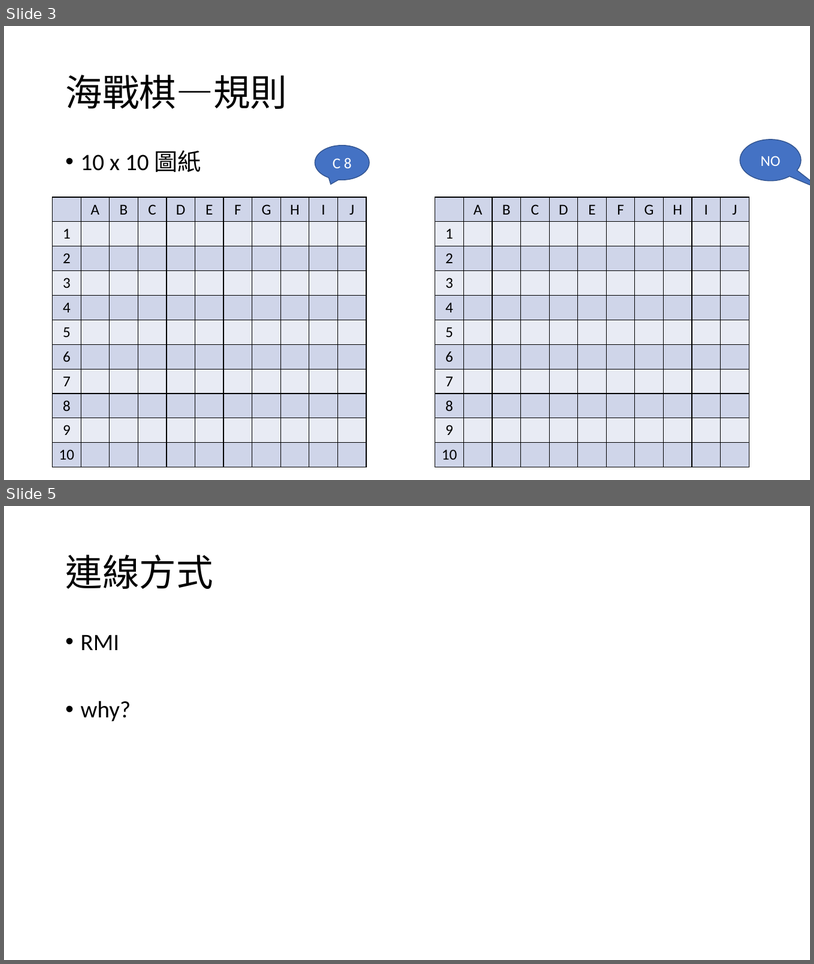
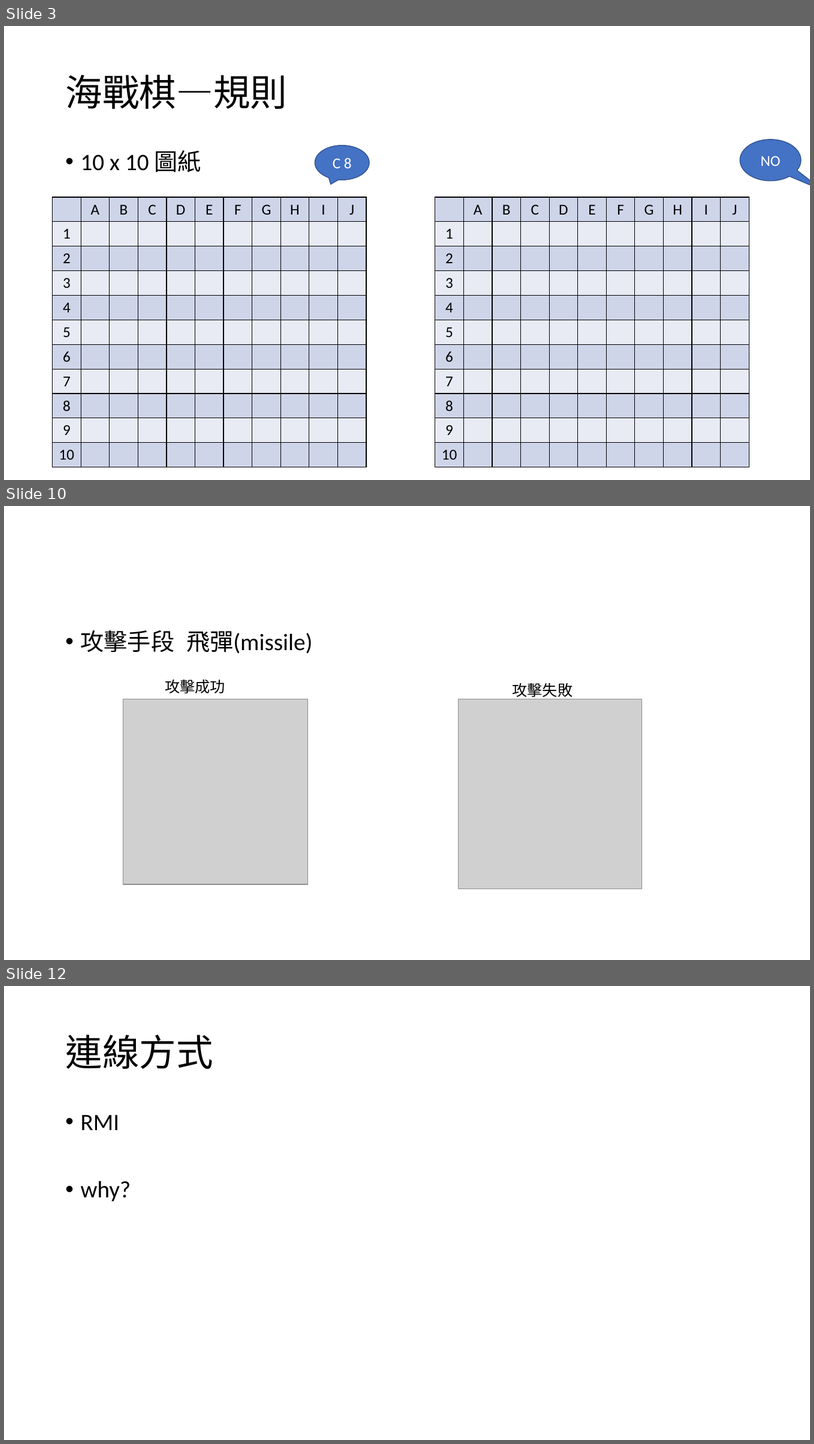
Before and after one commit to Joe-lin-ezra/BattleShip, a slide deck: doc/網路程式設計報告.pptx. Shown one above the other, each under a label of ours: slides 3 and 5 before the commit, slides 3, 10 and 12 after it; the slides between them are not shown. The pictures are 814x964 and 814x1444 pixels, drawn with LibreOffice and Linux fonts; fonts in the diff are those of the drawing; grey boxes stand for pictures. Boxes give left, top, right and bottom in pixels: in the first picture for what was removed or moved away, otherwise in the second. Text is boxed around its words. In the diff, an @@ line names an element or a change of style, - is before the commit and + after.

```diff
--- a/doc/網路程式設計報告.pptx
+++ b/doc/網路程式設計報告.pptx
@@ slide 10 added at [4, 506, 810, 960], background #FFFFFF @@
@@ text added at [81, 630, 312, 654], 28 pt, text #000000 @@
+• 攻擊手段 飛彈(missile)
@@ text added at [165, 679, 225, 693], 18 pt, text #000000 @@
+攻擊成功
@@ text added at [512, 682, 573, 699], 18 pt, text #000000 @@
+攻擊失敗
@@ picture added at [123, 699, 308, 884] @@
@@ picture added at [459, 699, 642, 889] @@
@@ what was slide 5 is now slide 12 @@
```
Also in this commit, not shown: 1 slide changed, 6 other slides added.
